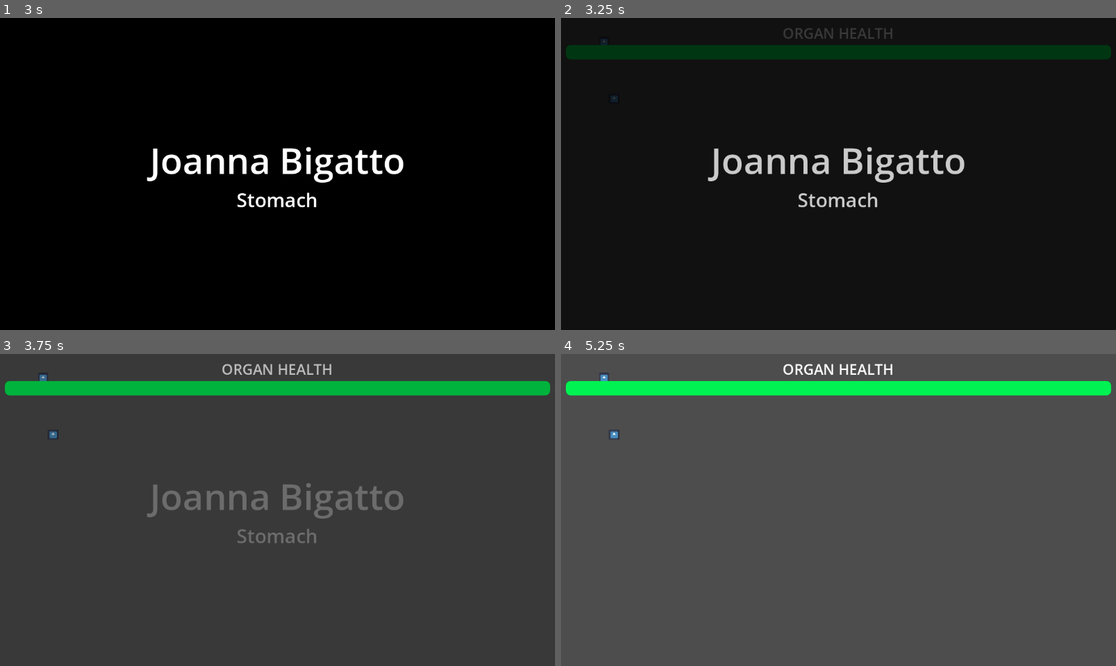
Above: before the commit, frames 1-4 (two rows, left to right).
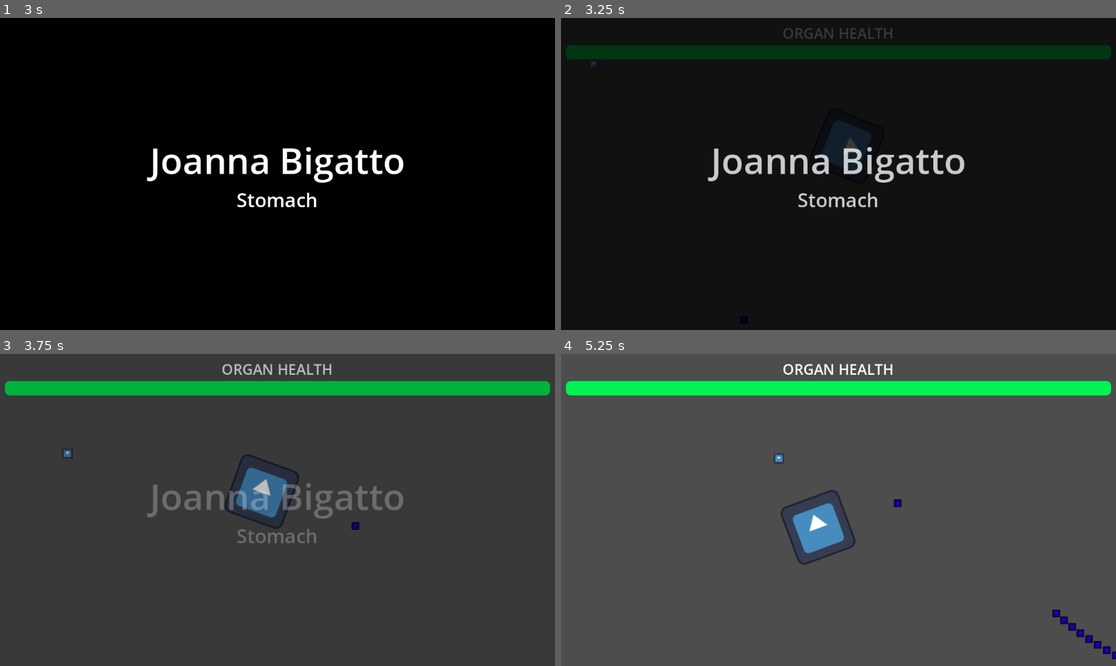
Above: after the commit, the same moments.

Repository: bgalerani94/godot-wild-jam-83
Game: Godot game, scene res://Prototypes/Scenes/Biga_enemy_follow_player.tscn
Two runs of this game, one before a commit and one after it. Both use one fixed random seed, a clock stepped at 60 frames per second and the inputs below. The engine's default icon, where the game draws it, is replaced by a stand-in: a white triangle on a blue panel in a dark square.
Inputs (mouse positions are in pixels of both pictures, inside the frame that each line leads up to):
- Up to frame 1 (3 s): tap Enter (ui_accept) at 0.5, 0.77, 1.25, 1.52, 2, 2.75 s; move the mouse to (399, 158) at 0.52 s; press the mouse at (399, 158) at 0.53 s; hold D (move_right) 0.53-1.28 s; move the mouse to (166, 189) at 1.27 s; release the mouse at (166, 189) at 1.28 s; hold S (move_down) 1.28-2.03 s; click (166, 189) at 1.35 s; move the mouse to (333, 105) at 2.02 s; press the mouse at (333, 105) at 2.03 s; hold D (move_right) 2.03-2.78 s; move the mouse to (249, 236) at 2.77 s; release the mouse at (249, 236) at 2.78 s; hold W (move_up) from 2.78 s (still down); click (249, 236) at 2.85 s
- Up to frame 2 (3.25 s): keep holding W (move_up); tap Enter (ui_accept) at 3.02 s
- Up to frame 3 (3.75 s): move the mouse to (444, 556) at 3.52 s; release W (move_up) at 3.53 s; press the mouse at (444, 556) at 3.53 s; hold A (move_left) from 3.53 s (still down)
- Up to frame 4 (5.25 s): tap Enter (ui_accept) at 3.77, 4.52 s; move the mouse to (672, 463) at 4.27 s; release the mouse at (672, 463) at 4.28 s; click (672, 463) at 4.35 s; move the mouse to (866, 510) at 5.02 s; release A (move_left) at 5.03 s; press the mouse at (866, 510) at 5.03 s; hold S (move_down) from 5.03 s (still down)

Frame 1 is identical in both runs. In frame 2, 0.9% of the frame differs, in the area x 5-56%, y 6-97%; in frame 3, 1.3%; in frame 4, 1.7%, in the area x 6-100%, y 6-98%.

Commit message:
enemy 2 almost shooting

Diff:
--- a/Player/Scripts/player_movement.gd
+++ b/Player/Scripts/player_movement.gd
@@ -16,7 +16,7 @@
 	if body.is_in_group("Player"):
 		pass
 	else:
-		queue_free()
+		pass#queue_free()
 
 	if velocity != Vector2.ZERO:
 		if !was_moving:
--- a/Prototypes/Scenes/Biga_enemy_follow_player.tscn
+++ b/Prototypes/Scenes/Biga_enemy_follow_player.tscn
@@ -1,15 +1,11 @@
-[gd_scene load_steps=4 format=3 uid="uid://dg8lhj7ahfpgm"]
+[gd_scene load_steps=3 format=3 uid="uid://dg8lhj7ahfpgm"]
 
 [ext_resource type="PackedScene" uid="uid://bs7t3mki86y2q" path="res://Scenes/biga__test_enemy_2.tscn" id="1_3v0n0"]
 [ext_resource type="PackedScene" uid="uid://d0v87w777rvwn" path="res://Player/Scenes/Player.tscn" id="3_3wter"]
-[ext_resource type="PackedScene" uid="uid://b0vap1bs44xfd" path="res://Scenes/biga__test_enemy_1.tscn" id="3_7d30c"]
 
 [node name="Enemy_follow_player" type="Node2D"]
 
 [node name="Biga_Enemy_2" parent="." instance=ExtResource("1_3v0n0")]
 
-[node name="Biga_Enemy_1" parent="." instance=ExtResource("3_7d30c")]
-position = Vector2(13, 135)
-
 [node name="Player" parent="." instance=ExtResource("3_3wter")]
 position = Vector2(580, 326)
--- a/Scenes/biga__test_enemy_2.tscn
+++ b/Scenes/biga__test_enemy_2.tscn
@@ -1,13 +1,15 @@
-[gd_scene load_steps=4 format=3 uid="uid://bs7t3mki86y2q"]
+[gd_scene load_steps=5 format=3 uid="uid://bs7t3mki86y2q"]
 
 [ext_resource type="Script" uid="uid://n5wkr4byxmmx" path="res://Scripts/biga__test_enemy_2.gd" id="1_6pyr6"]
 [ext_resource type="Texture2D" uid="uid://doyano5al7886" path="res://icon.svg" id="1_430v5"]
+[ext_resource type="PackedScene" uid="uid://bbdnb2eijfh6r" path="res://Bullets/Scenes/bullet.tscn" id="2_46q8v"]
 
 [sub_resource type="RectangleShape2D" id="RectangleShape2D_dgx7e"]
 size = Vector2(22, 22)
 
 [node name="Biga_Enemy_2" type="CharacterBody2D"]
 script = ExtResource("1_6pyr6")
+bulletScn = ExtResource("2_46q8v")
 
 [node name="Sprite2D" type="Sprite2D" parent="."]
 scale = Vector2(0.167969, 0.167969)
@@ -15,3 +17,9 @@
 
 [node name="CollisionShape2D" type="CollisionShape2D" parent="."]
 shape = SubResource("RectangleShape2D_dgx7e")
+
+[node name="Shoot_Timer" type="Timer" parent="."]
+
+[node name="Bullets" type="Node2D" parent="."]
+
+[connection signal="timeout" from="Shoot_Timer" to="." method="_on_shoot_timer_timeout"]
--- a/Scripts/biga__test_enemy_2.gd
+++ b/Scripts/biga__test_enemy_2.gd
@@ -1,8 +1,10 @@
 extends CharacterBody2D
 
+@export var bulletScn: PackedScene
 @export var speed := 150
 @export var stop_distance := 150
 var player : Node2D
+var shoot = true;
 
 func _ready():
 	player = get_node_or_null("../Player")
@@ -23,3 +25,18 @@
 	else:
 		velocity = Vector2.ZERO
 	move_and_slide()
+
+	if distance_target < stop_distance:
+		_on_shoot_timer_timeout()
+
+
+func fire() -> void:
+	var bullet = bulletScn.instantiate()
+	bullet.position = global_position
+	$Bullets.add_child(bullet)
+	var direction = (player.global_position - global_position).normalized()
+	bullet.apply_impulse(direction * 1000)
+
+
+func _on_shoot_timer_timeout() -> void:
+	fire()
